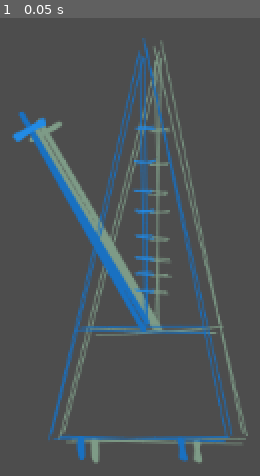
Above: before the commit, frame 1.
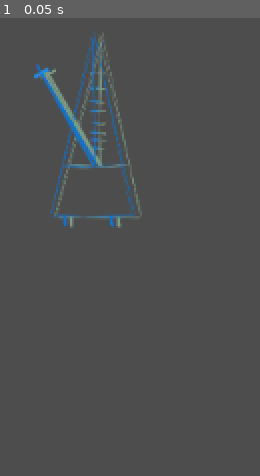
Above: after the commit, the same moment.

Repository: TorusHelm/imiidle
Game: Godot game, scene res://Totems/_shared/sceens/TotemPreview.tscn
Same seed, same stepped clock (60 frames per second), same inputs: the game is played once before the commit and once after it. This scene is started directly instead of the project's main scene.
Inputs:
- Up to frame 1 (0.05 s): no input

The runs differ from the first frame. In frame 1, 18% of the frame differs, in the area x 4-96%, y 3-98%.

Commit message:
Fix totem and pot texture sizing

Diff:
--- a/Pots/OrangePot/data/pot_orange.tres
+++ b/Pots/OrangePot/data/pot_orange.tres
@@ -1,14 +1,13 @@
 [gd_resource type="Resource" script_class="PotDefinition" format=3 uid="uid://vfj2f3piwebi"]
 
 [ext_resource type="Script" uid="uid://d3a0qsl3v5l53" path="res://scripts/pot_definition.gd" id="1_pot"]
-[ext_resource type="Resource" path="res://Game/data/default_slot_layout.tres" id="2_layout"]
+[ext_resource type="Resource" uid="uid://dhlxyggm3121l" path="res://Game/data/default_slot_layout.tres" id="2_layout"]
 
 [resource]
 script = ExtResource("1_pot")
 id = "orange_pot"
 display_name = "Orange Pot"
 texture_path = "res://Pots/OrangePot/assets/pot-orange.png"
-slot_layout = ExtResource("2_layout")
 view_size = Vector2(220, 332)
 pot_texture_position = Vector2(42, 192)
 pot_texture_size = Vector2(136, 126)
@@ -22,3 +21,4 @@
 slot_label_position = Vector2(18, 206)
 slot_label_size = Vector2(184, 52)
 pot_baseline = Vector2(110, 307)
+slot_layout = ExtResource("2_layout")
--- a/Totems/Metronome/data/totem_metronome.tres
+++ b/Totems/Metronome/data/totem_metronome.tres
@@ -8,4 +8,8 @@
 id = "metronome"
 display_name = "Metronome"
 texture_path = "uid://cih0jkptbenoi"
+texture_position = Vector2(-8, 7)
+texture_size = Vector2(170, 240)
+totem_baseline = Vector2(85, 240)
 slot_layout = ExtResource("2_layout")
+slot_footprint_offset = Vector2(-89.185, -202)
--- a/Totems/_shared/sceens/Totem.tscn
+++ b/Totems/_shared/sceens/Totem.tscn
@@ -16,6 +16,7 @@
 offset_top = 48.0
 offset_right = 147.0
 offset_bottom = 198.0
+expand_mode = 1
 stretch_mode = 5
 
 [node name="TotemBaseline" type="Marker2D" parent="." unique_id=1281792967]
--- a/Totems/_shared/sceens/TotemPreview.tscn
+++ b/Totems/_shared/sceens/TotemPreview.tscn
@@ -11,6 +11,4 @@
 preview_definition = ExtResource("2_totem")
 
 [node name="TotemTexture" parent="." index="0" unique_id=925993581]
-offset_right = 209.0
-offset_bottom = 372.0
 texture = ExtResource("3_hgrf5")
--- a/test/ui/test_game_screen_interactions.gd
+++ b/test/ui/test_game_screen_interactions.gd
@@ -181,7 +181,32 @@
 	assert_not_null(totem_view, "Totem view should be created inside the slot container.")
 	assert_false(pot_view.visible, "Pot view should be hidden when the slot is occupied by a totem.")
 	assert_true(totem_view.visible, "Totem view should be visible when a totem occupies the slot.")
+	assert_eq(
+		totem_view.get_node("TotemTexture").size,
+		game.game_state.get_totem_in_room_slot(0, 0).definition.texture_size,
+		"Placed totem should use the texture size from its definition resource."
+	)
 	assert_eq(totem_view.get_parent(), slot_view, "Totem view should live under the slot container, not directly under ShelfView.")
+
+
+func test_room_slot_renders_pot_texture_size_from_definition() -> void:
+	var game: Control = add_child_autofree(GAME_SCENE.instantiate())
+	await wait_process_frames(3)
+
+	assert_true(game.game_state.place_shelf(0, "shelf_a"), "Test setup should place a shelf into room slot 0.")
+	assert_true(game.game_state.place_pot(0, "orange_pot"), "Test setup should place the starter Orange Pot into shelf slot 0.")
+	game._refresh_ui()
+	await wait_process_frames(3)
+
+	var pot_view: PotView = _get_room_slot_view(game).shelf_view.get_pot_view(0)
+
+	assert_not_null(pot_view, "Pot view should exist for the placed pot.")
+	assert_true(pot_view.visible, "Pot view should stay visible when a pot occupies the slot.")
+	assert_eq(
+		pot_view.pot_texture.size,
+		game.game_state.get_pot_in_room_slot(0, 0).definition.pot_texture_size,
+		"Placed pot should use the texture size from its definition resource."
+	)
 
 
 func _click_control(control: Control) -> void:
--- /dev/null
+++ b/test/ui/test_pot_view_layout.gd
@@ -0,0 +1,55 @@
+extends GutTest
+
+
+const POT_SCENE := preload("res://Pots/_shared/sceens/Pot.tscn")
+const SHELF_SCENE := preload("res://Shelfs/_shared/sceens/Shelf.tscn")
+const ORANGE_POT: PotDefinition = preload("res://Pots/OrangePot/data/pot_orange.tres")
+const SHELF_A: ShelfDefinition = preload("res://Shelfs/ShelfA/data/shelf_a.tres")
+
+
+func test_pot_view_uses_visual_layout_from_definition_resource() -> void:
+	var pot_view: PotView = add_child_autofree(POT_SCENE.instantiate())
+	await wait_process_frames(2)
+
+	pot_view.update_view(PotInstance.new(ORANGE_POT), true, true)
+	await wait_process_frames(2)
+
+	assert_true(pot_view.visible, "Pot view should stay visible when a pot instance is shown.")
+	assert_eq(pot_view.custom_minimum_size, ORANGE_POT.view_size, "Pot view size should come from the definition resource.")
+	assert_eq(pot_view.pot_texture.position, ORANGE_POT.pot_texture_position, "Pot sprite position should come from the definition resource.")
+	assert_eq(pot_view.pot_texture.size, ORANGE_POT.pot_texture_size, "Pot sprite size should come from the definition resource.")
+	assert_not_null(pot_view.pot_texture.texture, "Pot sprite should load from the texture path stored in the definition resource.")
+	assert_eq(pot_view.get_pot_baseline_local_position(), ORANGE_POT.pot_baseline, "Pot baseline should come from the definition resource.")
+	assert_eq(pot_view.get_slot_footprint_local_rect(), ORANGE_POT.get_slot_footprint_local_rect(), "Pot footprint should come from the definition resource.")
+
+
+func test_pot_view_refreshes_when_preview_definition_texture_size_changes() -> void:
+	var pot_view: PotView = add_child_autofree(POT_SCENE.instantiate())
+	var preview_definition: PotDefinition = ORANGE_POT.duplicate(true)
+	await wait_process_frames(2)
+
+	pot_view.preview_definition = preview_definition
+	await wait_process_frames(2)
+
+	var updated_texture_size := Vector2(96.0, 132.0)
+
+	preview_definition.pot_texture_size = updated_texture_size
+	preview_definition.emit_changed()
+	await wait_process_frames(2)
+
+	assert_eq(pot_view.pot_texture.size, updated_texture_size, "Pot preview should react to pot_texture_size changes from the assigned definition resource.")
+
+
+func test_runtime_shelf_pot_uses_definition_texture_size() -> void:
+	var shelf_view: ShelfView = add_child_autofree(SHELF_SCENE.instantiate())
+	var runtime_definition: PotDefinition = ORANGE_POT.duplicate(true)
+	runtime_definition.pot_texture_size = Vector2(14.0, 18.0)
+	await wait_process_frames(2)
+
+	shelf_view.preview(SHELF_A, runtime_definition, null, 0)
+	await wait_process_frames(2)
+
+	var pot_view := shelf_view.get_pot_view(0)
+
+	assert_true(pot_view.visible, "Shelf preview should render the pot in the selected slot.")
+	assert_eq(pot_view.pot_texture.size, Vector2(14.0, 18.0), "Runtime shelf path should respect PotDefinition.pot_texture_size.")
Not shown, added: test/ui/test_pot_view_layout.gd.uid
